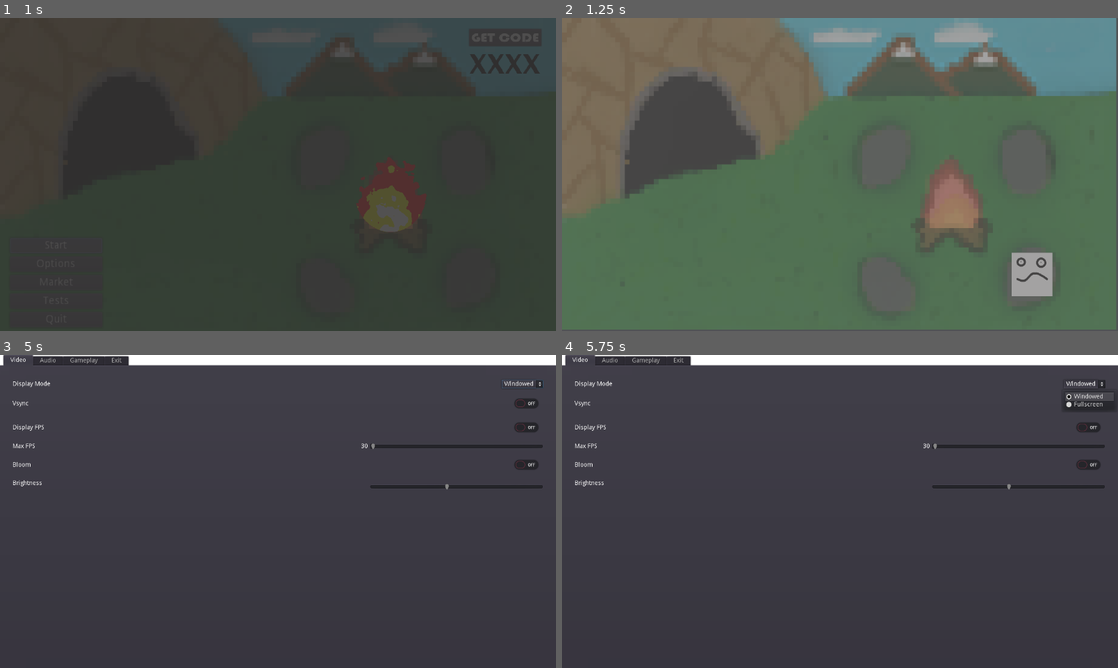
Above: before the commit, frames 1-4 (two rows, left to right).
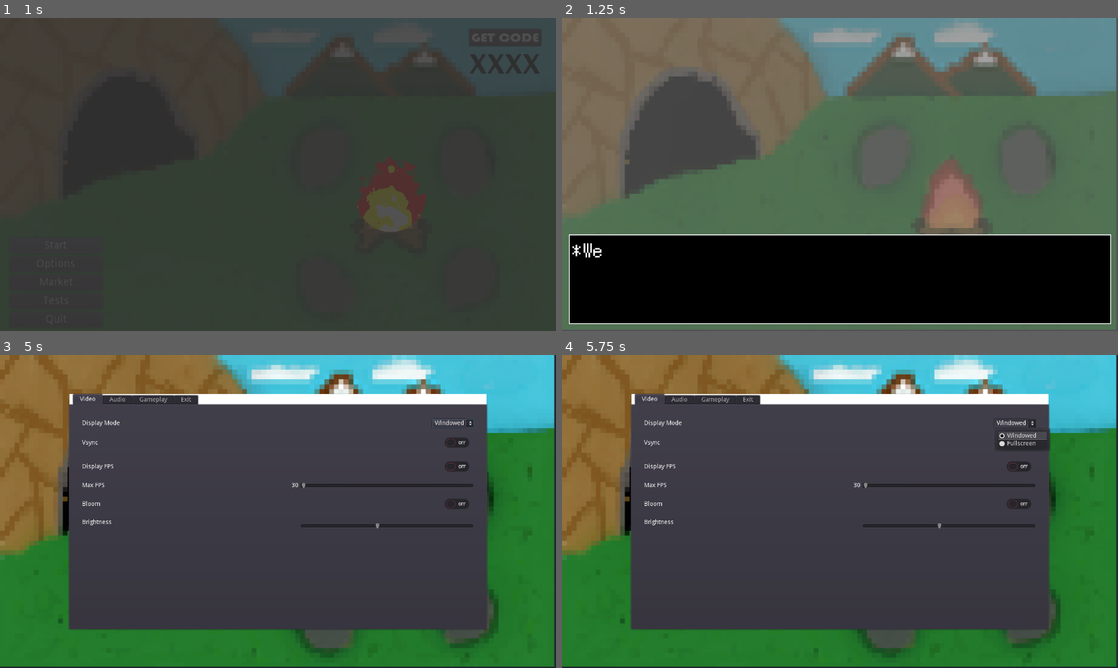
Above: after the commit, the same moments.

Repository: rwyndrum4/MENDAX
Game: Godot game, scene res://Scenes/mainMenu/mainMenu.tscn
Same seed, same stepped clock (60 frames per second), same inputs: the game is played once before the commit and once after it.
Inputs:
- Up to frame 1 (1 s): click "Start" at 0.5 s
- Up to frame 2 (1.25 s): no input
- Up to frame 3 (5 s): tap Enter (ui_accept) at 1.25, 1.35, 1.52, 1.82, 2, 2.1, 2.27, 2.57, 2.75, 2.85, 3.5, 3.6, 3.77, 4.07, 4.35, 4.52, 4.82 s; hold Right (ui_right) 1.28-2.03 s; hold Down (ui_down) 2.03-2.78 s; hold Right (ui_right) 2.78-3.53 s; hold Up (ui_up) 3.53-4.28 s; hold Left (ui_left) from 4.28 s (still down); tap Escape (ui_cancel) at 4.9 s
- Up to frame 4 (5.75 s): keep holding Left (ui_left); tap Enter (ui_accept) at 5.1, 5.27, 5.57 s

Frame 1 is identical in both runs. In frame 2, 28% of the frame differs, in the area x 1-99%, y 69-98%; in frame 3, 46%; in frame 4, 46%, in the area x 0-100%, y 0-100%.

Commit message:
lots of changes: -added collisions to starting area -added a new textbox scene/class that can be used to easily add moving text to a scene   -all you have to do is instance the textbox scene and use the queue_text(string) function -changed a project setting (hdpi enabled) to make text not look blurry

Diff:
--- a/game/Scenes/startArea/EntrySpace.gd
+++ b/game/Scenes/startArea/EntrySpace.gd
@@ -1,3 +1,10 @@
+"""
+* Programmer Name - Freeman Spray, Ben Moeller
+* Description - Code for controlling what happens in the entry space scene
+* Date Created - 10/3/2022
+* Date Revisions:
+	10/8/2022 - Added the ability to go into settings from scene with enter key
+"""
 extends Control
 
 # Member Variables
--- a/game/Scenes/startArea/startArea.gd
+++ b/game/Scenes/startArea/startArea.gd
@@ -1,11 +1,20 @@
+"""
+* Programmer Name - Freeman Spray, Ben Moeller
+* Description - Code for controlling what happens in the start area scene
+* Date Created - 10/3/2022
+* Date Revisions:
+	10/4/2022 - Added ability to move into cave and exit scene
+	10/8/2022 - Added boundaries to cave, sky, and fire
+"""
 extends Control
 
 
 # Member Variables:
 var in_cave = false
 var in_menu = false
-onready var instructions: Label = $enterDirections
-onready var settingsMenu = $SettingsMenu
+onready var instructions: Label = $enterCaveArea/enterDirections
+onready var settingsMenu = $GUI/SettingsMenu
+onready var textBox = $GUI/textBox
 
 
 """
@@ -17,7 +26,8 @@
 */
 """
 func _ready():
-	pass # Replace with function body.
+	#textBox.show()
+	textBox.queue_text("Welcome to Mendax, please move towoards the cave")
 
 """
 /*
@@ -68,7 +78,7 @@
 """
 func check_settings():
 	if Input.is_action_just_pressed("ui_cancel",false) and not in_menu:
-		settingsMenu.popup_centered()
+		settingsMenu.popup_centered_ratio()
 		in_menu = true
 	elif Input.is_action_just_pressed("ui_cancel",false) and in_menu:
 		settingsMenu.hide()
--- a/game/Scenes/startArea/startArea.tscn
+++ b/game/Scenes/startArea/startArea.tscn
@@ -1,10 +1,11 @@
-[gd_scene load_steps=8 format=2]
+[gd_scene load_steps=9 format=2]
 
 [ext_resource path="res://Assets/mainMenuBG.png" type="Texture" id=1]
 [ext_resource path="res://Scenes/startArea/startArea.gd" type="Script" id=2]
 [ext_resource path="res://Assets/playerCursor.png" type="Texture" id=3]
 [ext_resource path="res://Scenes/startArea/PlayerCursor.gd" type="Script" id=4]
 [ext_resource path="res://Scenes/settingsMenu/settingsMenu.tscn" type="PackedScene" id=5]
+[ext_resource path="res://Scenes/textBox/textBox.tscn" type="PackedScene" id=6]
 
 [sub_resource type="RectangleShape2D" id=1]
 
@@ -27,6 +28,7 @@
 [node name="PlayerCursor" type="KinematicBody2D" parent="."]
 position = Vector2( 1082, 590 )
 scale = Vector2( 0.939095, 1.00174 )
+collision_layer = 3
 script = ExtResource( 4 )
 __meta__ = {
 "_edit_group_": true
@@ -39,46 +41,82 @@
 scale = Vector2( 5, 4.97178 )
 shape = SubResource( 1 )
 
-[node name="StaticBody2D" type="StaticBody2D" parent="."]
+[node name="Colliders" type="StaticBody2D" parent="."]
 
-[node name="CollisionPolygon2D" type="CollisionPolygon2D" parent="StaticBody2D"]
+[node name="leftScreen" type="CollisionPolygon2D" parent="Colliders"]
 scale = Vector2( 1.22813, 1.11475 )
 polygon = PoolVector2Array( -52.1118, 0, -6.51397, 0, 0, 0, 0, 667.413, -52.1118, 667.413 )
 
-[node name="CollisionPolygon2D2" type="CollisionPolygon2D" parent="StaticBody2D"]
+[node name="topScreen" type="CollisionPolygon2D" parent="Colliders"]
 polygon = PoolVector2Array( 0, 0, 0, -64, 1280, -64, 1280, 0 )
 
-[node name="CollisionPolygon2D3" type="CollisionPolygon2D" parent="StaticBody2D"]
+[node name="rightScreen" type="CollisionPolygon2D" parent="Colliders"]
 position = Vector2( 1344, -24 )
 scale = Vector2( 1.22813, 1.11475 )
 polygon = PoolVector2Array( -52.1118, 0, -6.51397, 0, 0, 0, 0, 667.413, -52.1118, 667.413 )
 
-[node name="CollisionPolygon2D4" type="CollisionPolygon2D" parent="StaticBody2D"]
+[node name="bottomScreen" type="CollisionPolygon2D" parent="Colliders"]
 position = Vector2( 0, 784 )
 polygon = PoolVector2Array( 0, 0, 0, -64, 1280, -64, 1280, -64, 1280, 0 )
+
+[node name="leftOfCave" type="CollisionPolygon2D" parent="Colliders"]
+position = Vector2( -54, 496 )
+rotation = -0.354108
+scale = Vector2( 0.168949, 1 )
+polygon = PoolVector2Array( 352, -4, 476.302, -61.9396, 1280, -64, 1280, -64, 1273.83, -31.3175, 1231.34, -14.781, 1249.67, -2.97418 )
+
+[node name="rightOfCave" type="CollisionPolygon2D" parent="Colliders"]
+position = Vector2( 405, 373 )
+rotation = -0.637088
+scale = Vector2( 0.209934, 1 )
+polygon = PoolVector2Array( 340.783, -9.25909, 476.302, -61.9396, 1388.1, -92.8708, 1334.72, -62.5983, 1297.5, -33.5476 )
+
+[node name="aboveCaveEntrance" type="CollisionPolygon2D" parent="Colliders"]
+position = Vector2( 78, 439 )
+rotation = -0.637088
+scale = Vector2( 0.209934, 1 )
+polygon = PoolVector2Array( 353.418, -1.07584, 476.302, -61.9396, 1152.92, -26.1527, 1962.59, 63.5591, 1866.71, 105.889, 1661.63, 66.5643, 1398.74, 36.9176, 812.594, -1.89404, 574.276, -6.57327 )
+
+[node name="mountains" type="CollisionPolygon2D" parent="Colliders"]
+position = Vector2( 595, 178 )
+scale = Vector2( 0.531372, 1 )
+polygon = PoolVector2Array( 16.9375, 5.99998, -18.8192, -52, 1285.35, -50, 1283.47, 0 )
+
+[node name="fire" type="CollisionPolygon2D" parent="Colliders"]
+position = Vector2( 828, 495 )
+scale = Vector2( 0.114746, 1 )
+polygon = PoolVector2Array( -8.71484, 44, -43.5742, 6, -200.442, -16, -43.5742, -37, -8.71484, -81, 191.728, -132, 610.042, -178, 1028.36, -134, 1220.08, -87, 1202.66, -35, 1394.38, -11, 1237.51, 8, 1263.66, 45, 888.919, 33, 575.183, 5, 296.307, 34 )
 
 [node name="enterCaveArea" type="Area2D" parent="."]
 position = Vector2( 1082, 590 )
 scale = Vector2( 0.939095, 1.00174 )
+collision_layer = 2
+collision_mask = 2
 
-[node name="CollisionShape2D" type="CollisionShape2D" parent="enterCaveArea"]
+[node name="caveEntranceOval" type="CollisionShape2D" parent="enterCaveArea"]
+light_mask = 2
 position = Vector2( -833.764, -232.865 )
 rotation = -0.293881
 scale = Vector2( 18.0683, 5.04571 )
 shape = SubResource( 2 )
 
-[node name="enterDirections" type="Label" parent="."]
+[node name="enterDirections" type="Label" parent="enterCaveArea"]
 visible = false
-margin_left = 212.0
-margin_top = 202.0
-margin_right = 305.0
-margin_bottom = 233.0
+margin_left = -926.424
+margin_top = -387.326
+margin_right = -833.424
+margin_bottom = -356.326
 rect_scale = Vector2( 1.63154, 1.63154 )
 text = "Press Enter to
 go in cave"
 align = 1
 
-[node name="SettingsMenu" parent="." instance=ExtResource( 5 )]
+[node name="GUI" type="CanvasLayer" parent="."]
+
+[node name="SettingsMenu" parent="GUI" instance=ExtResource( 5 )]
+
+[node name="textBox" parent="GUI" instance=ExtResource( 6 )]
+visible = false
 
 [connection signal="body_entered" from="enterCaveArea" to="." method="_on_Area2D_body_entered"]
 [connection signal="body_exited" from="enterCaveArea" to="." method="_on_Area2D_body_exited"]
--- /dev/null
+++ b/game/Scenes/textBox/textBox.gd
@@ -0,0 +1,157 @@
+"""
+* Programmer Name - From citation, edited by Ben Moeller
+* Description - Code for controlling the text box
+* Date Created - 10/9/2022
+* Citation - https://github.com/jontopielski/rpg-textbox-tutorial/blob/master/Textbox.gd
+	Based on this code from the above github
+* Date Revisions:
+	10/9/2022 - Added properties to show when text is added and changed onready var paths
+"""
+extends CanvasLayer
+
+# Member Variables
+const CHAR_READ_RATE = 0.05
+
+onready var textbox_container = $Container
+onready var start_symbol = $Container/MarginContainer/HBoxContainer/Start
+onready var end_symbol = $Container/MarginContainer/HBoxContainer/End
+onready var text_box = $Container/MarginContainer/HBoxContainer/Text
+onready var text_displayer = $Tween
+
+enum State {
+	READY,
+	READING,
+	FINISHED
+}
+
+var current_state = State.READY
+var text_queue = []
+
+"""
+/*
+* @pre Called once to initialize text box
+* @post hides the textbox upon entering scene
+* @param None
+* @return None
+*/
+"""
+func _ready():
+	#print("Starting state: State.READY")
+	hide_textbox()
+
+"""
+/*
+* @pre Called for every frame
+* @post Keeps track of the current state of the FSM
+* @param _delta -> time constraint that can be optionally used
+* @return None
+*/
+"""
+func _process(_delta): #change to delta if used
+	match current_state:
+		State.READY:
+			#if in ready state and the queue is not empty, display the text
+			if !text_queue.empty():
+				display_text()
+		State.READING:
+			#if text is currently in process of being displayed and enter is
+			#pressed, display all text and move to finished state
+			if Input.is_action_just_pressed("ui_accept"):
+				text_box.percent_visible = 1.0
+				text_displayer.remove_all()
+				end_symbol.text = "v"
+				change_state(State.FINISHED)
+		State.FINISHED:
+			#if in finished state and enter is pressed, move to ready state
+			#and hide textbox
+			if Input.is_action_just_pressed("ui_accept"):
+				change_state(State.READY)
+				hide_textbox()
+
+"""
+/*
+* @pre Called when wanting to add text to box
+* @post Pushes text to the back of the queue
+* @param next_text -> String
+* @return None
+*/
+"""
+func queue_text(next_text):
+	#pushes text onto queue
+	text_queue.push_back(next_text)
+
+"""
+/*
+* @pre None
+* @post Resets current textbox and hides from screen
+* @param None
+* @return None
+*/
+"""
+func hide_textbox():
+	start_symbol.text = ""
+	end_symbol.text = ""
+	text_box.text = ""
+	textbox_container.hide()
+
+"""
+/*
+* @pre None
+* @post Iniitializes start symbol and unhides the textbox
+* @param None
+* @return None
+*/
+"""
+func show_textbox():
+	start_symbol.text = "*"
+	#show both the scene and text container
+	show()
+	textbox_container.show()
+
+"""
+/*
+* @pre There needs to be text inside of the global queue (text_queue)
+* @post Displays text onto the text box
+* @param None
+* @return None
+*/
+"""
+func display_text():
+	var next_text = text_queue.pop_front()
+	text_box.text = next_text
+	text_box.percent_visible = 0.0
+	show_textbox()
+	change_state(State.READING)
+	#Next two lines is what makes text slowly show up in textbox
+	text_displayer.interpolate_property(text_box, "percent_visible", 0.0, 1.0, len(next_text) * CHAR_READ_RATE, Tween.TRANS_LINEAR, Tween.EASE_IN_OUT)
+	text_displayer.start()
+
+"""
+/*
+* @pre None
+* @post changes current_state to whatever state is passed in
+* @param next_state -> enum value (see the global state Enum above)
+* @return None
+*/
+"""
+func change_state(next_state):
+	current_state = next_state
+#	match current_state:
+#		State.READY:
+#			print("Changing state to: State.READY")
+#		State.READING:
+#			print("Changing state to: State.READING")
+#		State.FINISHED:
+#			print("Changing state to: State.FINISHED")
+
+"""
+/*
+* @pre Called whenever the tween finishes displaying the text
+* @post Adds end symbol and changes state to finshed
+* @param None
+* @return None
+*/
+"""
+func _on_Tween_tween_completed(_object, _key): #remove underscores if want to use variables
+	end_symbol.text = ">"
+	change_state(State.FINISHED)
--- /dev/null
+++ b/game/Scenes/textBox/textBox.tscn
@@ -0,0 +1,87 @@
+[gd_scene load_steps=5 format=2]
+
+[ext_resource path="res://Scenes/textBox/textBox.gd" type="Script" id=1]
+[ext_resource path="res://Assets/Silver.ttf" type="DynamicFontData" id=2]
+
+[sub_resource type="StyleBoxFlat" id=1]
+bg_color = Color( 0, 0, 0, 1 )
+border_width_left = 2
+border_width_top = 2
+border_width_right = 2
+border_width_bottom = 2
+border_color = Color( 1, 1, 1, 1 )
+
+[sub_resource type="DynamicFont" id=2]
+size = 70
+font_data = ExtResource( 2 )
+
+[node name="textBox" type="CanvasLayer"]
+script = ExtResource( 1 )
+
+[node name="Container" type="MarginContainer" parent="."]
+anchor_top = 1.0
+anchor_right = 1.0
+anchor_bottom = 1.0
+margin_left = 16.0
+margin_top = -222.0
+margin_right = -16.0
+margin_bottom = -16.0
+
+[node name="Panel" type="Panel" parent="Container"]
+margin_right = 1248.0
+margin_bottom = 206.0
+custom_styles/panel = SubResource( 1 )
+
+[node name="MarginContainer" type="MarginContainer" parent="Container"]
+margin_right = 1248.0
+margin_bottom = 206.0
+custom_constants/margin_right = 8
+custom_constants/margin_top = 8
+custom_constants/margin_left = 8
+custom_constants/margin_bottom = 8
+
+[node name="Panel" type="Panel" parent="Container/MarginContainer"]
+visible = false
+margin_left = 8.0
+margin_top = 8.0
+margin_right = 1240.0
+margin_bottom = 198.0
+
+[node name="HBoxContainer" type="HBoxContainer" parent="Container/MarginContainer"]
+margin_left = 8.0
+margin_top = 8.0
+margin_right = 1240.0
+margin_bottom = 198.0
+
+[node name="Start" type="Label" parent="Container/MarginContainer/HBoxContainer"]
+margin_right = 22.0
+margin_bottom = 79.0
+rect_min_size = Vector2( 22, 0 )
+size_flags_vertical = 0
+custom_fonts/font = SubResource( 2 )
+text = "*"
+
+[node name="Text" type="Label" parent="Container/MarginContainer/HBoxContainer"]
+margin_left = 45.0
+margin_right = 1165.0
+margin_bottom = 190.0
+size_flags_horizontal = 3
+size_flags_vertical = 3
+custom_fonts/font = SubResource( 2 )
+text = "Placeholder text this is just me testing how many wo"
+autowrap = true
+clip_text = true
+
+[node name="End" type="Label" parent="Container/MarginContainer/HBoxContainer"]
+margin_left = 1210.0
+margin_top = 111.0
+margin_right = 1232.0
+margin_bottom = 190.0
+rect_min_size = Vector2( 22, 0 )
+size_flags_vertical = 8
+custom_fonts/font = SubResource( 2 )
+text = ">"
+
+[node name="Tween" type="Tween" parent="."]
+
+[connection signal="tween_completed" from="Tween" to="." method="_on_Tween_tween_completed"]
--- a/game/project.godot
+++ b/game/project.godot
@@ -31,6 +31,7 @@
 
 window/size/width=1280
 window/size/height=720
+window/dpi/allow_hidpi=true
 window/stretch/mode="viewport"
 
 [global]
Binary file added: game/Assets/Silver.ttf
